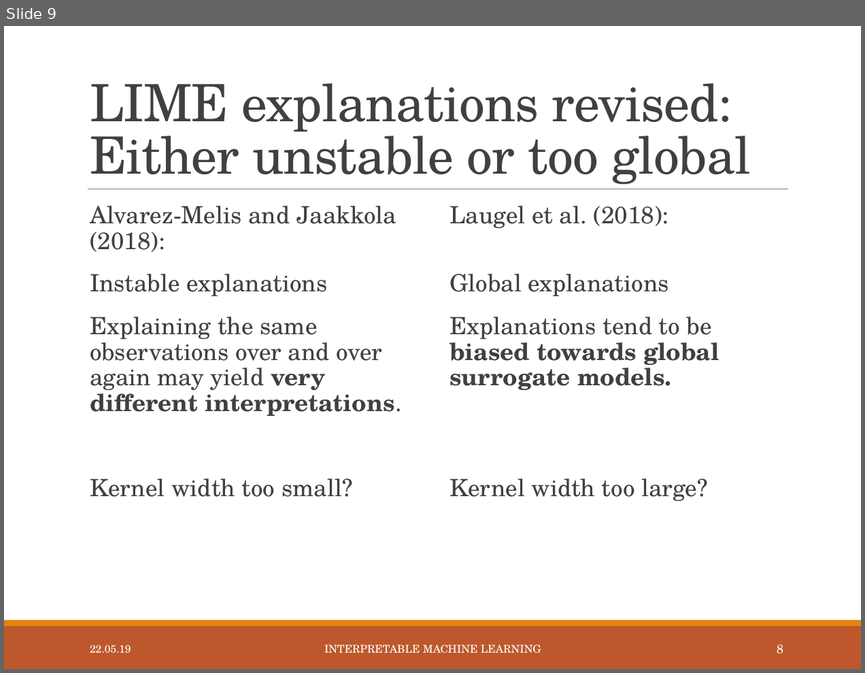
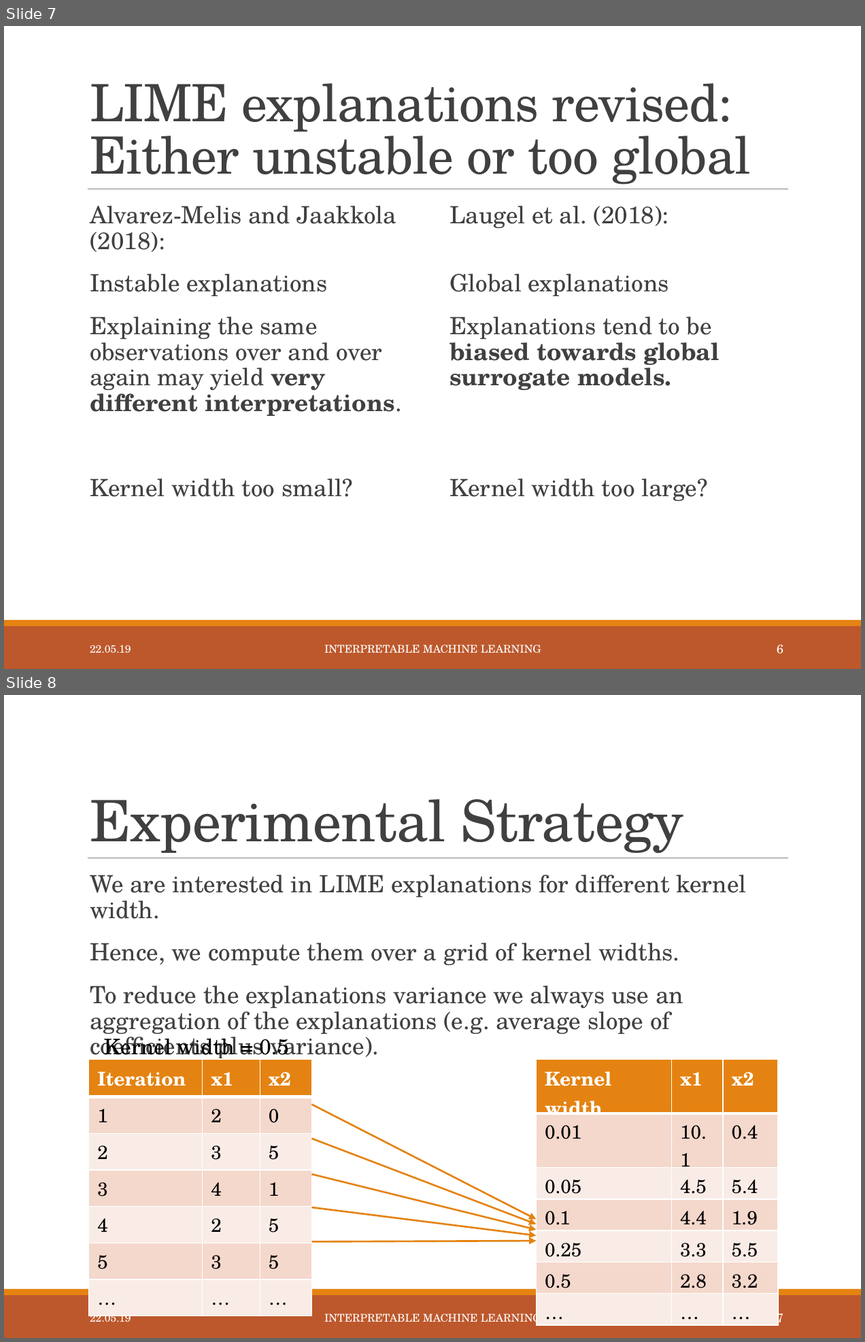
Before and after one commit to slds-lmu/iml_methods_limitations, a slide deck: Slides/LIME-neighbourhood.pptx. Shown one above the other, each under a label of ours: slide 9 before the commit, slides 7 and 8 after it. The pictures are 865x673 and 865x1342 pixels, drawn with LibreOffice and Linux fonts; fonts in the diff are those of the drawing. Boxes give left, top, right and bottom in pixels: in the first picture for what was removed or moved away, otherwise in the second. Text is boxed around its words. In the diff, an @@ line names an element or a change of style, - is before the commit and + after.

```diff
--- a/Slides/LIME-neighbourhood.pptx
+++ b/Slides/LIME-neighbourhood.pptx
@@ slide 8 added at <box>4,695,861,1338</box>, background #FFFFFF; not listed: 3 template elements that a slide beside it also shows @@
@@ title added at <box>90,799,684,858</box>, 48 pt, text #404040 @@
+Experimental Strategy
@@ text added at <box>90,875,746,1062</box>, 20 pt, text #404040 @@
+  We are interested in LIME explanations for different kernel width.
+  Hence, we compute them over a grid of kernel widths.
+  To reduce the explanations variance we always use an aggregation of the explanations (e.g. average slope of coefficients plus variance).
@@ text added at <box>104,1032,289,1060</box>, 18 pt, text #000000 @@
+Kernel width = 0.5
@@ table added at <box>89,1059,311,1279</box>, 7 rows, 3 columns @@
+Iteration | x1 | x2
+1 | 2 | 0
+2 | 3 | 5
+3 | 4 | 1
+4 | 2 | 5
+5 | 3 | 5
+… | … | …
@@ table added at <box>536,1059,778,1296</box>, 7 rows, 3 columns @@
+Kernel width | x1 | x2
+0.01 | 10.1 | 0.4
+0.05 | 4.5 | 5.4
+0.1 | 4.4 | 1.9
+0.25 | 3.3 | 5.5
+0.5 | 2.8 | 3.2
+… | … | …
@@ arrow added from (311, 1104) to (536, 1219), #E48312 1.5 pt @@
@@ arrow added from (311, 1138) to (536, 1223), #E48312 1.5 pt @@
@@ arrow added from (311, 1174) to (536, 1229), #E48312 1.5 pt @@
@@ arrow added from (311, 1207) to (536, 1235), #E48312 1.5 pt @@
@@ arrow added from (311, 1242) to (536, 1241), #E48312 1.5 pt @@
@@ text added at <box>90,1311,131,1321</box>, 9 pt, text #FFFFFF @@
+22.05.19
@@ text added at <box>324,1311,541,1325</box>, 9 pt, text #FFFFFF @@
+INTERPRETABLE MACHINE LEARNING
@@ page number added at <box>776,1310,783,1325</box>, 10.5 pt, text #FFFFFF @@
+7
@@ what was slide 9 is now slide 7 @@
@@ page number at <box>776,644,783,653</box>: text changed @@
-8
+6
```
Also in this commit, not shown: 2 slides changed, 1 other slide added, 1 other file.
